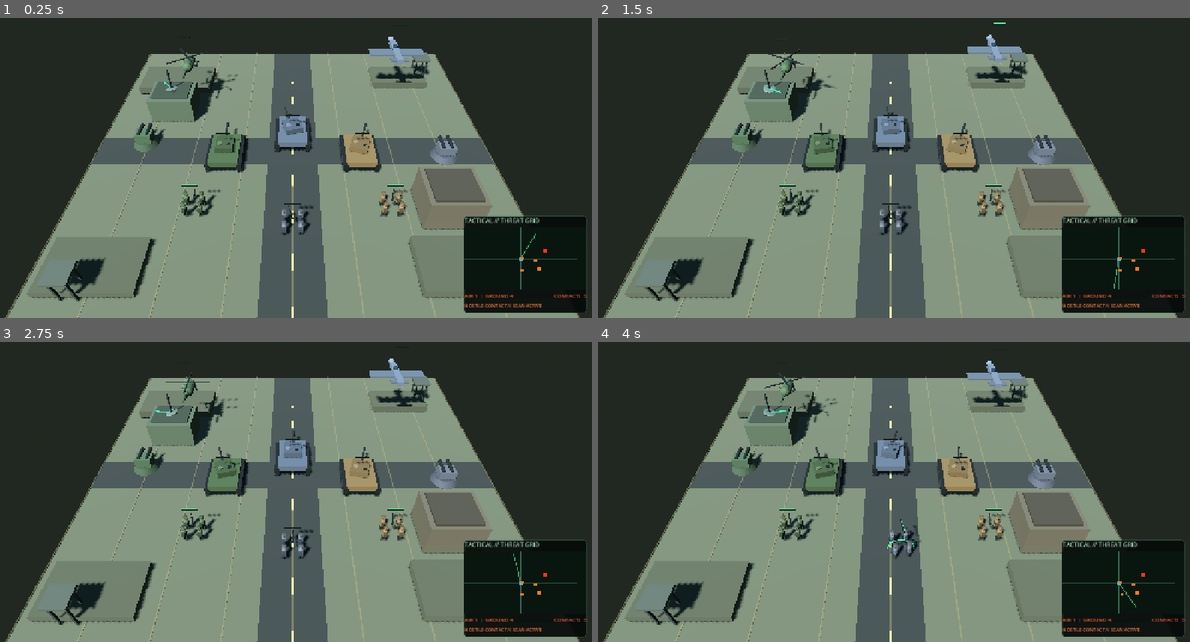
Above: before the commit, frames 1-4 (two rows, left to right).
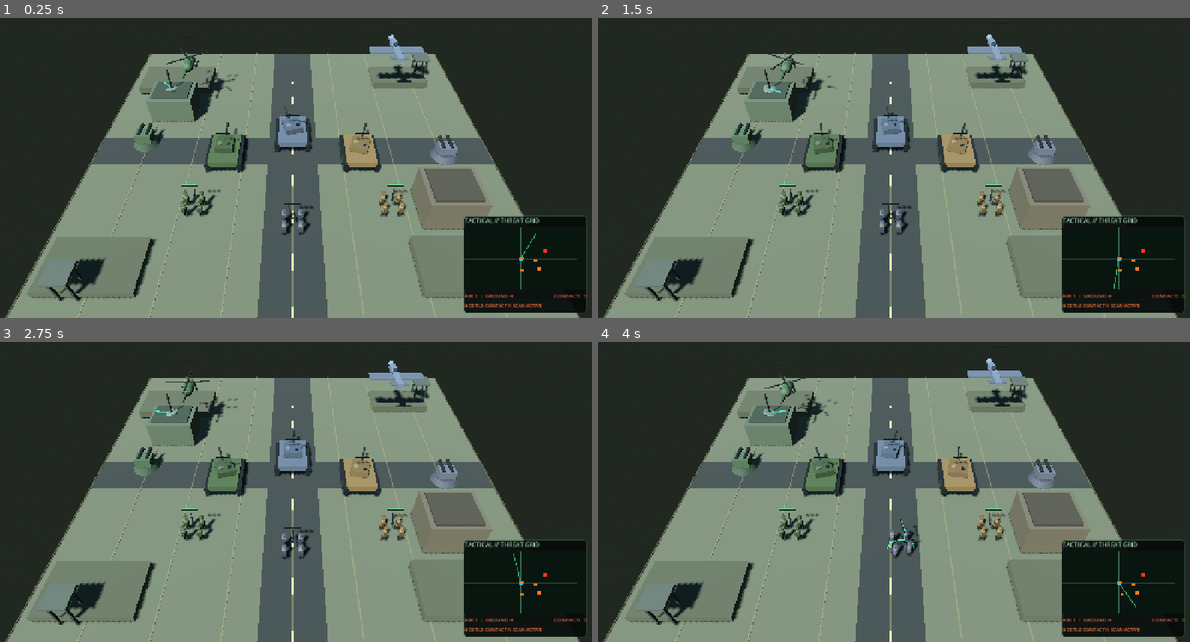
Above: after the commit, the same moments.

Repository: Jamalalbaroty/storm-generals-mobil
Game: Godot game, scene res://prototype_3d/battlefield_3d.tscn
The game is run twice, just before and just after one commit, with the same random seed, the same clock (stepped at 60 frames per second) and the same inputs. This scene is started directly instead of the project's main scene.
Inputs (mouse positions are in pixels of both pictures, inside the frame that each line leads up to):
- Up to frame 1 (0.25 s): no input
- Up to frame 2 (1.5 s): move the mouse to (1024, 132) at 0.52 s; click (1024, 132) at 0.67 s; drag from (769, 165) to (858, 216) at 1.27 s
- Up to frame 3 (2.75 s): move the mouse to (349, 399) at 2.02 s; click (349, 399) at 2.17 s
- Up to frame 4 (4 s): drag from (858, 540) to (710, 423) at 2.77 s; move the mouse to (1071, 525) at 3.52 s; click (1071, 525) at 3.67 s

The runs differ from the first frame. In frame 1, 0.3% of the frame differs, in the area x 28-73%, y 5-67%; in frame 2, less than 0.1%; in frame 3, 0.4%; in frame 4, 0.5%, in the area x 28-73%, y 5-72%.

Commit message:
feat: add lightweight procedural 3d combat audio

Diff:
--- a/prototype_3d/battlefield_3d.gd
+++ b/prototype_3d/battlefield_3d.gd
@@ -43,8 +43,12 @@
 var radar_ground_label: Label
 var radar_sweep_widget: ColorRect
 var radar_blip_widgets: Dictionary = {}
+var combat_fire_audio: AudioStreamWAV
+var combat_impact_audio: AudioStreamWAV
 
 func _ready() -> void:
+	combat_fire_audio = _make_combat_audio(false)
+	combat_impact_audio = _make_combat_audio(true)
 	_build_environment()
 	_build_terrain()
 	_build_battlefield_features()
@@ -68,6 +72,40 @@
 	_update_air_defenses(delta)
 	_update_radar_network(delta)
 	_update_radar_hud(delta)
+
+func _make_combat_audio(is_impact: bool) -> AudioStreamWAV:
+	var sample_rate := 22050
+	var duration := 0.38 if is_impact else 0.14
+	var sample_count := int(sample_rate * duration)
+	var samples := PackedByteArray()
+	samples.resize(sample_count * 2)
+	for i in range(sample_count):
+		var t := float(i) / float(sample_rate)
+		var progress := t / duration
+		var envelope := pow(1.0 - progress, 2.4) if not is_impact else pow(1.0 - progress, 1.7)
+		var phase := t * (72.0 if is_impact else 145.0)
+		var tone := sin(phase * TAU) * (0.72 if is_impact else 0.30)
+		var noise_wave := sin(float(i) * 12.9898 + 78.233) * 0.5 + sin(float(i) * 4.1414) * 0.25
+		var noise_level := 0.58 if is_impact else 0.88
+		var sample := clampf((tone + noise_wave * noise_level) * envelope, -1.0, 1.0)
+		samples.encode_s16(i * 2, int(sample * 32767.0))
+	var stream := AudioStreamWAV.new()
+	stream.format = AudioStreamWAV.FORMAT_16_BITS
+	stream.mix_rate = sample_rate
+	stream.stereo = false
+	stream.data = samples
+	return stream
+
+func _play_combat_audio(at: Vector3, is_impact: bool) -> void:
+	var player := AudioStreamPlayer3D.new()
+	player.stream = combat_impact_audio if is_impact else combat_fire_audio
+	player.volume_db = -8.0 if is_impact else -11.0
+	player.unit_size = 9.0
+	player.max_distance = 58.0
+	player.global_position = at
+	add_child(player)
+	player.finished.connect(player.queue_free)
+	player.play()
 
 func _build_environment() -> void:
 	var world := WorldEnvironment.new()
@@ -1275,6 +1313,7 @@
 	projectile.material_override = projectile_material
 	projectile.global_position = pivot.global_position + (-pivot.global_transform.basis.z * 2.4) + Vector3.UP * 0.04
 	_spawn_muzzle_flash(projectile.global_position, 0.72 if is_infantry else (0.9 if is_aircraft else 1.25))
+	_play_combat_audio(projectile.global_position, false)
 	add_child(projectile)
 	var destination := target.global_position + Vector3.UP * 0.95
 	var tween := create_tween()
@@ -1290,6 +1329,7 @@
 	var remaining_health := float(target.get_meta("health", 100.0)) - damage
 	target.set_meta("health", remaining_health)
 	_spawn_impact_flash(target.global_position, remaining_health <= 0.0)
+	_play_combat_audio(target.global_position, true)
 	if remaining_health <= 0.0:
 		if target == attack_target:
 			attack_target = null
